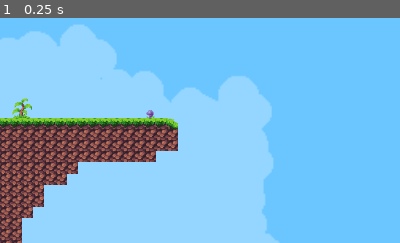
Above: before the commit, frame 1.
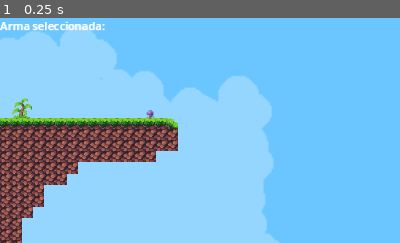
Above: after the commit, the same moment.

Repository: Francisco-Galea/Wild-Ones
Game: Godot game, scene res://Director/GameManager/GameManager.tscn
The game is run twice, just before and just after one commit, with the same random seed, the same clock (stepped at 60 frames per second) and the same inputs. This scene is started directly instead of the project's main scene. Sound files missing from this copy of the repository are replaced by a short silence.
Inputs:
- Up to frame 1 (0.25 s): no input
The pictures show only the part of the screen within x 0-50%, y 0-50%; the shares and areas given below are measured in that part.

The runs differ from the first frame. In frame 1, 0.6% of the frame differs, in the area x 0-27%, y 1-6%.
Error in both runs: Out of bounds get index '0' (on base: 'Array[CharacterBody2D]') (res://Director/GameManager/GameManager.gd:28)

Commit message:
Moved TripMineSprite to Folder Weapons- Sprites

Diff:
--- a/HUD/GameHUD/GameHUD.tscn
+++ b/HUD/GameHUD/GameHUD.tscn
@@ -20,3 +20,14 @@
 
 [node name="lblTurnTime" type="Label" parent="VBoxContainer"]
 layout_mode = 2
+
+[node name="VBoxContainerWeapon" type="VBoxContainer" parent="."]
+offset_right = 40.0
+offset_bottom = 40.0
+
+[node name="lblWeaponSelected" type="Label" parent="VBoxContainerWeapon"]
+layout_mode = 2
+text = "Arma seleccionada:"
+
+[node name="lblWeaponName" type="Label" parent="VBoxContainerWeapon"]
+layout_mode = 2
--- a/Weapons/TripMine/TripMine.tscn
+++ b/Weapons/TripMine/TripMine.tscn
@@ -1,7 +1,7 @@
 [gd_scene load_steps=10 format=3 uid="uid://ctunpgd1hdl75"]
 
 [ext_resource type="Script" path="res://Weapons/TripMine/TripMine.gd" id="1_0xxvq"]
-[ext_resource type="Texture2D" uid="uid://cb04aohqp1cid" path="res://IdeasFuture/Images/TripMine.png" id="1_7p6gu"]
+[ext_resource type="Texture2D" uid="uid://cb04aohqp1cid" path="res://Weapons/Sprites/TripMine/TripMine.png" id="2_byvtb"]
 [ext_resource type="AudioStream" uid="uid://ct0wl8ipttufi" path="res://Weapons/Sounds/landMineSound.wav" id="3_xs5d6"]
 
 [sub_resource type="RectangleShape2D" id="RectangleShape2D_h70jd"]
@@ -41,7 +41,7 @@
 [node name="Sprite2D" type="Sprite2D" parent="."]
 texture_filter = 1
 scale = Vector2(2, 2)
-texture = ExtResource("1_7p6gu")
+texture = ExtResource("2_byvtb")
 
 [node name="CollisionShape2D" type="CollisionShape2D" parent="."]
 position = Vector2(1, -4)
Renamed: IdeasFuture/Images/TripMine.png -> Weapons/Sprites/TripMine/TripMine.png
Not shown, changed: Weapons/Sprites/TripMine/TripMine.png.import
